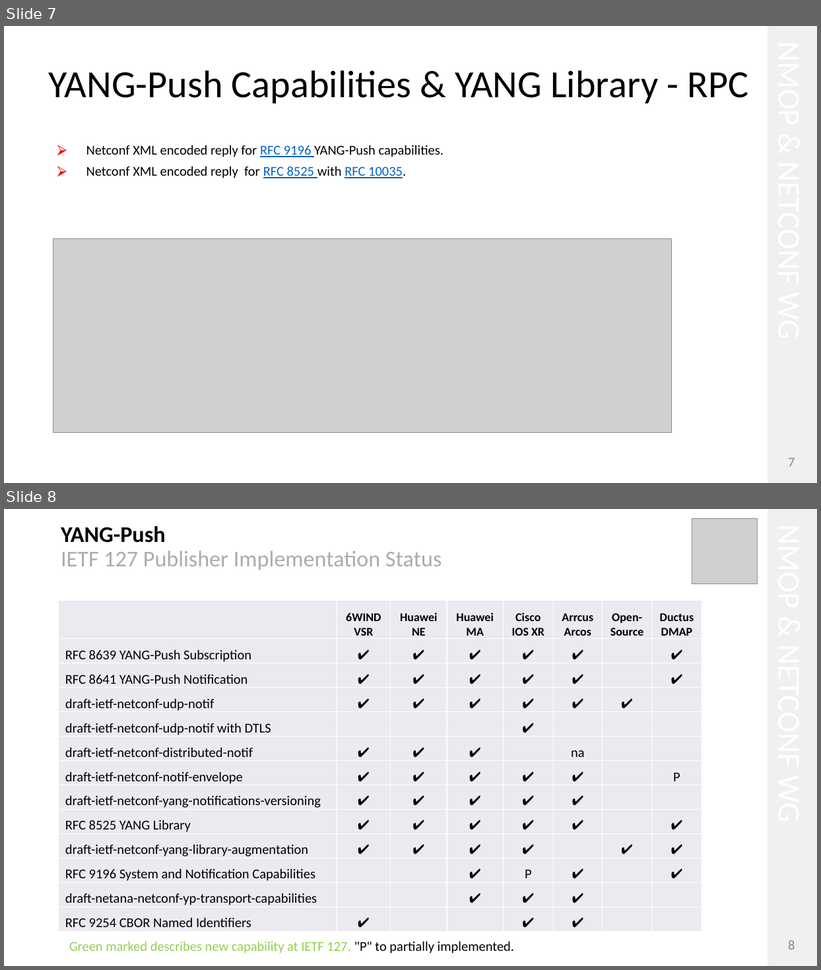
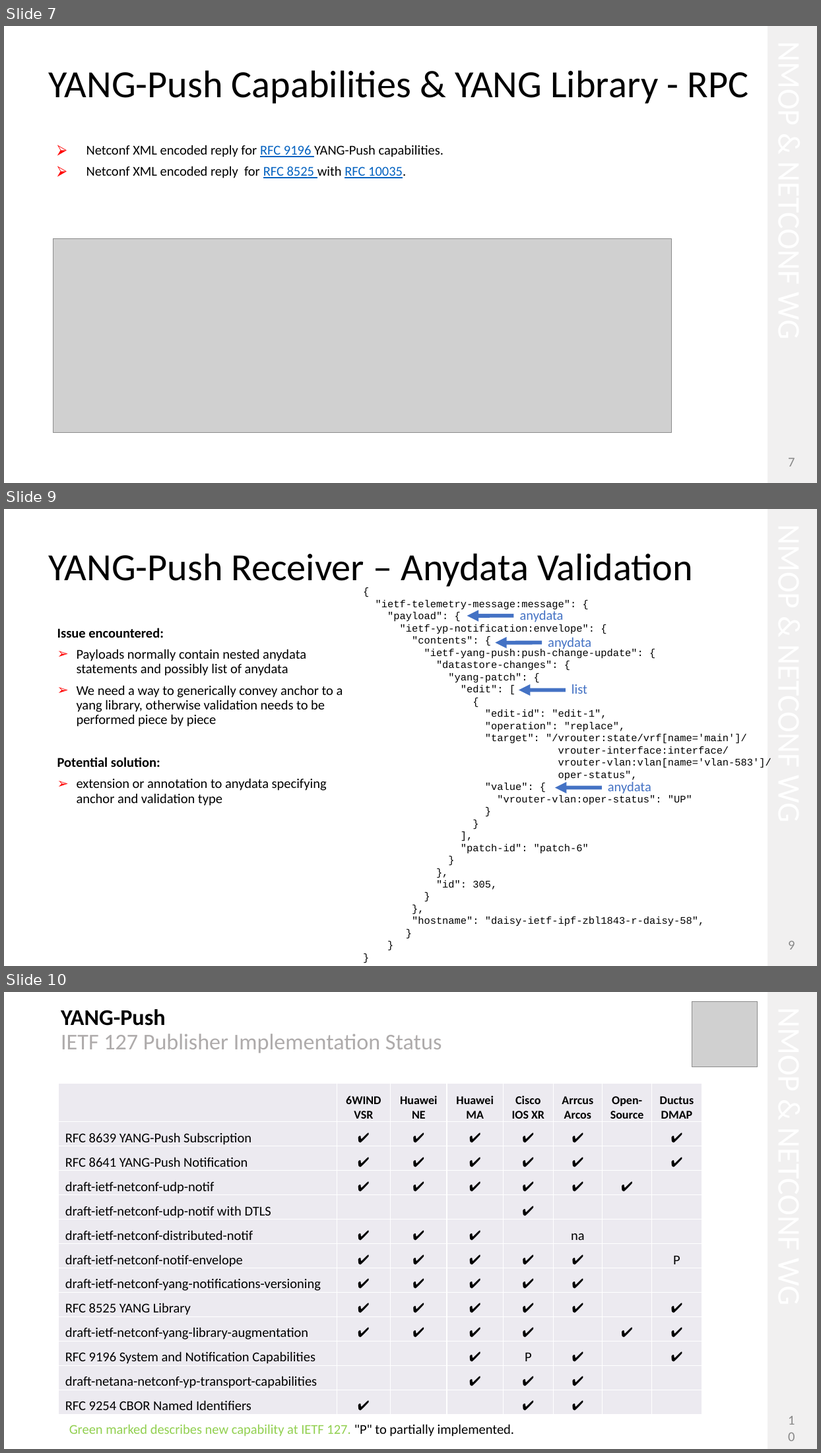
Before and after one commit to network-analytics/ietf-network-analytics-document-status, a slide deck: 127/NMOP/ietf-127-hackathon-validate-e2e-yp-message-broker.pptx. Shown one above the other, each under a label of ours: slides 7 and 8 before the commit, slides 7, 9 and 10 after it; the slides between them are not shown. The pictures are 821x970 and 821x1453 pixels, drawn with LibreOffice and Linux fonts; fonts in the diff are those of the drawing; grey boxes stand for pictures. Boxes give left, top, right and bottom in pixels: in the first picture for what was removed or moved away, otherwise in the second. Text is boxed around its words. In the diff, an @@ line names an element or a change of style, - is before the commit and + after.

```diff
--- a/127/NMOP/ietf-127-hackathon-validate-e2e-yp-message-broker.pptx
+++ b/127/NMOP/ietf-127-hackathon-validate-e2e-yp-message-broker.pptx
@@ slide 9 added at box(4, 509, 817, 966), background #FFFFFF @@
@@ rectangle added at box(768, 509, 817, 966), fill #F1F0F0 @@
@@ title added at box(49, 553, 693, 587), 45.3 pt, text #000000 @@
+YANG-Push Receiver – Anydata Validation
@@ text added at box(376, 600, 772, 927), 12 pt, text #000000 @@
+{
+"ietf-telemetry-message:message": {
+"payload": {
+"ietf-yp-notification:envelope": {
+"contents": {
+"ietf-yang-push:push-change-update": {
+"datastore-changes": {
+"yang-patch": {
+"edit": [
+{
+"edit-id": "edit-1",
+"operation": "replace",
+"target": "/vrouter:state/vrf[name='main']/
+vrouter-interface:interface/
+vrouter-vlan:vlan[name='vlan-583']/
+oper-status",
+"value": {
+"vrouter-vlan:oper-status": "UP"
+}
+}
+],
+"patch-id": "patch-6"
+}
+},
+"id": 305,
+}
+},
+"hostname": "daisy-ietf-ipf-zbl1843-r-daisy-58",
+}
+}
+}
@@ arrow added from (514, 616) to (467, 616), #4472C4 4.5 pt @@
@@ text added at box(520, 609, 564, 623), 16 pt, text #4472C4 @@
+anydata
@@ text added at box(57, 628, 343, 806), 16 pt, text #000000 @@
+Issue encountered:
+➢ Payloads normally contain nested anydata statements and possibly list of anydata
+➢ We need a way to generically convey anchor to a yang library, otherwise validation needs to be performed piece by piece
+Potential solution:
+➢ extension or annotation to anydata specifying anchor and validation type
@@ arrow added from (542, 642) to (496, 642), #4472C4 4.5 pt @@
@@ text added at box(548, 637, 591, 651), 16 pt, text #4472C4 @@
+anydata
@@ text added at box(572, 684, 587, 694), 16 pt, text #4472C4 @@
+list
@@ arrow added from (566, 690) to (519, 690), #4472C4 4.5 pt @@
@@ text added at box(770, 758, 809, 759), 37.3 pt, text #FFFFFF @@
+NMOP & NETCONF WG
@@ text added at box(608, 782, 651, 794), 16 pt, text #4472C4 @@
+anydata
@@ arrow added from (602, 788) to (556, 788), #4472C4 4.5 pt @@
@@ page number added at box(788, 941, 795, 950), 16 pt, text #888888 @@
+9
@@ what was slide 8 is now slide 10 @@
@@ page number at box(788, 1424, 795, 1433): text changed @@
-8
+10
```
Also in this commit, not shown: 1 slide changed, 1 other slide added, 1 other file.
